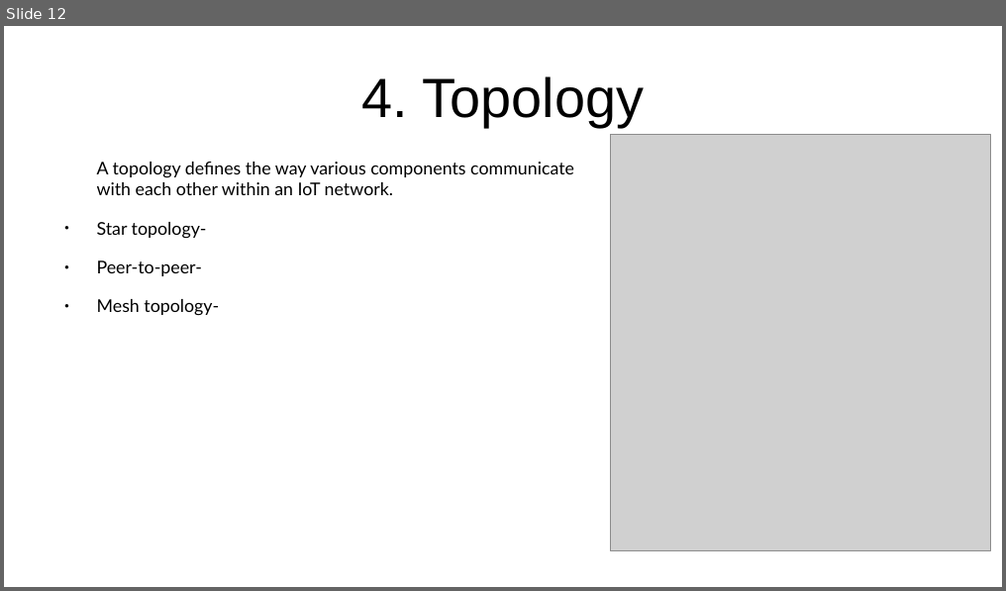
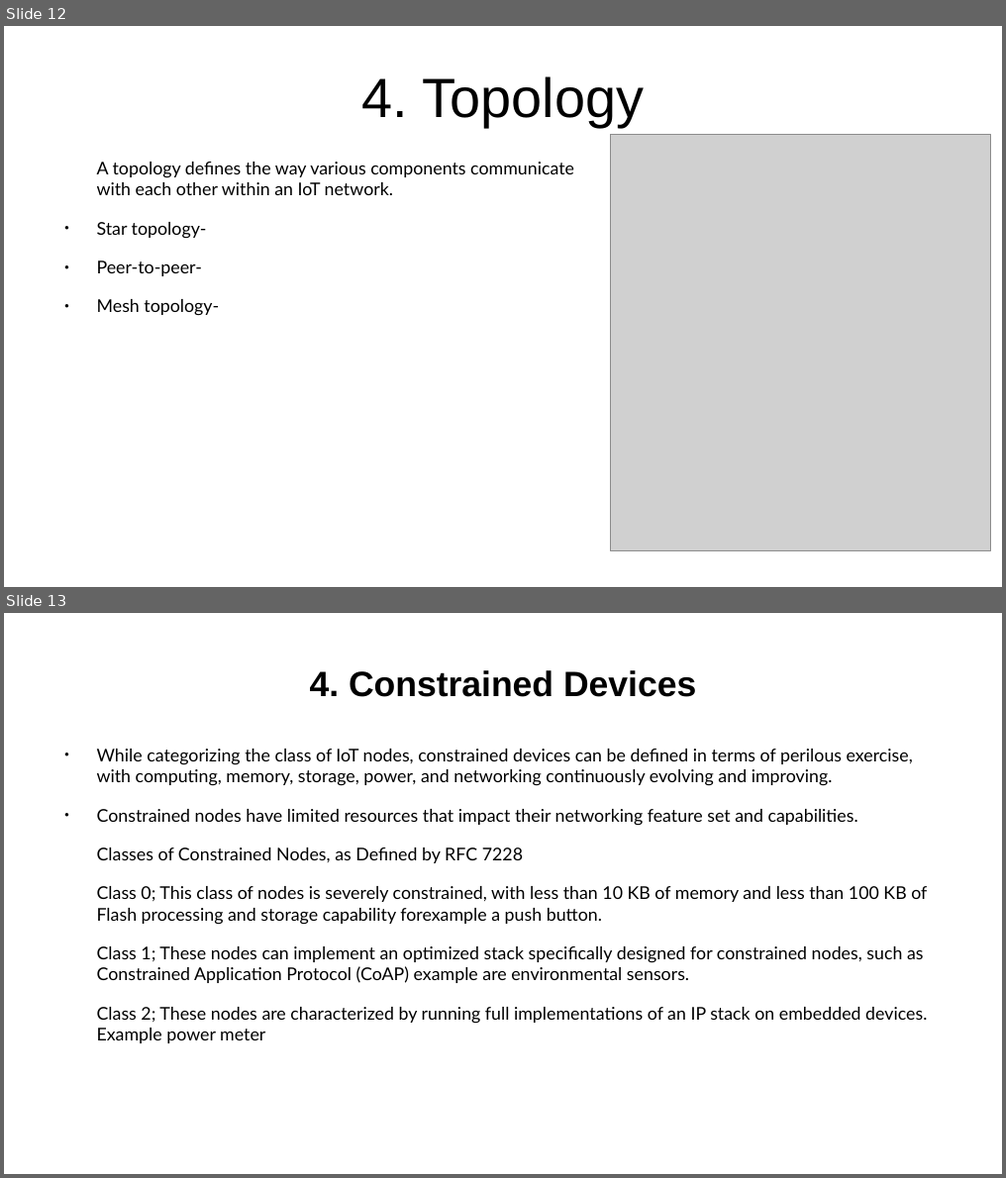
Before and after one commit to Dihfahsih1/Masters-Software-Engineering, a slide deck: yr-sem1/IoT/chapter-4-slides.odp. Shown one above the other, each under a label of ours: slide 12 before the commit, slides 12 and 13 after it. The pictures are 1006x591 and 1006x1178 pixels, drawn with LibreOffice and Linux fonts; fonts in the diff are those of the drawing; grey boxes stand for pictures. Boxes give left, top, right and bottom in pixels: in the first picture for what was removed or moved away, otherwise in the second. Text is boxed around its words. In the diff, an @@ line names an element or a change of style, - is before the commit and + after.

Commit message:
add more slides

```diff
--- a/yr-sem1/IoT/chapter-4-slides.odp
+++ b/yr-sem1/IoT/chapter-4-slides.odp
@@ slide 13 added at (4,613,1002,1174), background #FFFFFF @@
@@ title added at (310,670,696,697), 28 pt, text #000000, bold @@
+4. Constrained Devices
@@ text added at (97,749,927,1044), 14 pt, text #000000 @@
+● While categorizing the class of IoT nodes, constrained devices can be defined in terms of perilous exercise, with computing, memory, storage, power, and networking continuously evolving and improving.
+● Constrained nodes have limited resources that impact their networking feature set and capabilities.
+Classes of Constrained Nodes, as Defined by RFC 7228
+Class 0; This class of nodes is severely constrained, with less than 10 KB of memory and less than 100 KB of Flash processing and storage capability forexample a push button.
+Class 1; These nodes can implement an optimized stack specifically designed for constrained nodes, such as Constrained Application Protocol (CoAP) example are environmental sensors.
+Class 2; These nodes are characterized by running full implementations of an IP stack on embedded devices. Example power meter
```
Also in this commit, not shown: 4 other slides added, 1 other file.
